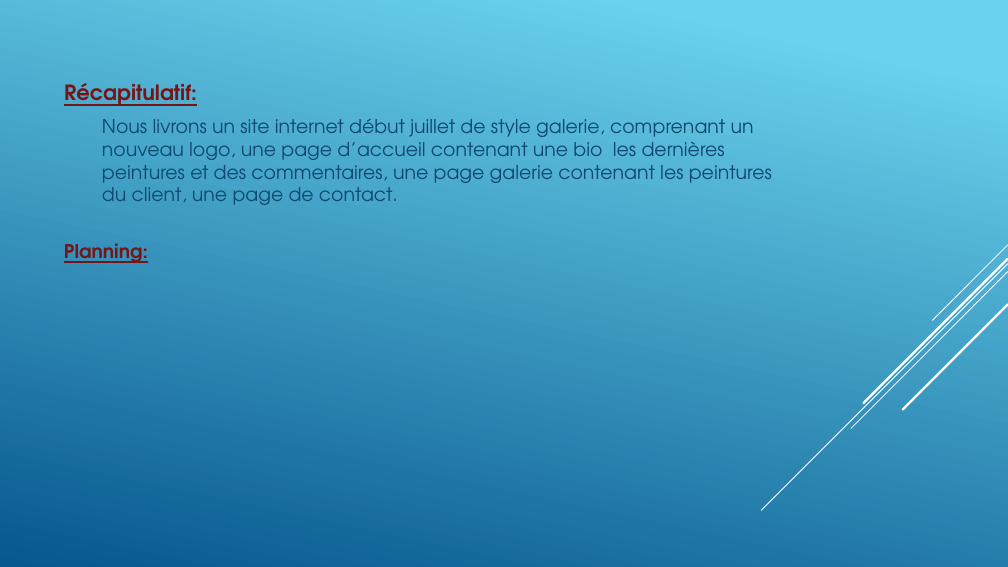
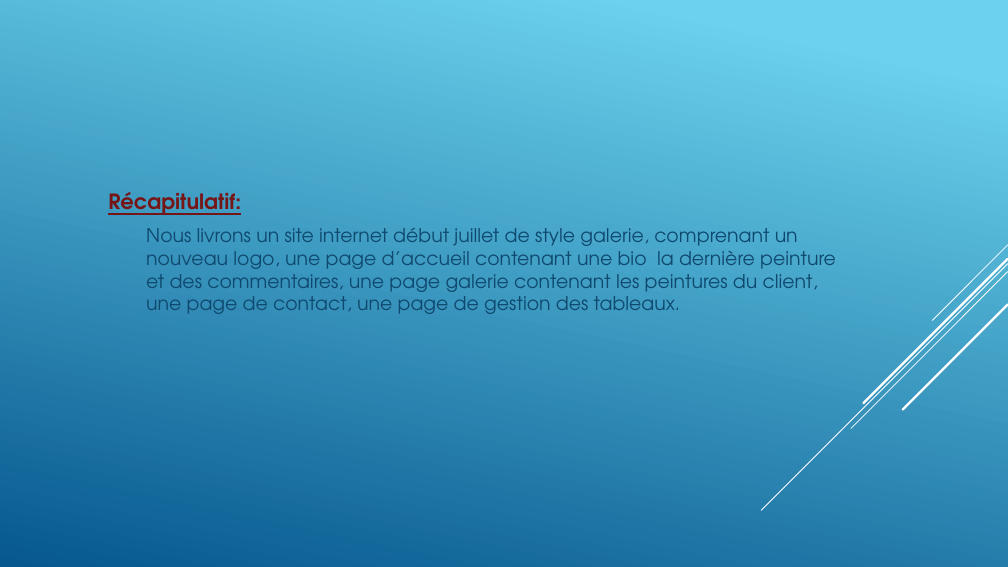
Before and after one commit to GillesP-dev/FilRouge, a slide deck: slide 16 of CDC/L_artiste.pptx. Drawn at 1008x567 pixels with LibreOffice and Linux fonts; fonts in the diff are those of the drawing. Boxes give left, top, right and bottom in pixels: in the first picture for what was removed or moved away, otherwise in the second. Text is boxed around its words. In the diff, an @@ line names an element or a change of style, - is before the commit and + after.

```diff
--- a/CDC/L_artiste.pptx
+++ b/CDC/L_artiste.pptx
@@ text "Récapitulatif:": place and size @@
-text "Récapitulatif:" at <box>64,83,772,205</box>
+text "Récapitulatif:" at <box>108,192,836,314</box>
@@ text at <box>146,228,836,314</box>: text changed @@
-  Nous livrons un site internet début juillet de style galerie, comprenant un nouveau logo, une page d’accueil contenant une bio les dernières peintures et des commentaires, une page galerie contenant les peintures du client, une page de contact.
+  Nous livrons un site internet début juillet de style galerie, comprenant un nouveau logo, une page d’accueil contenant une bio la dernière peinture et des commentaires, une page galerie contenant les peintures du client, une page de contact, une page de gestion des tableaux.
@@ text removed at <box>64,243,148,263</box> @@
-Planning:
```
Also in this commit, not shown: 1 other slide changed, 1 slide added.
